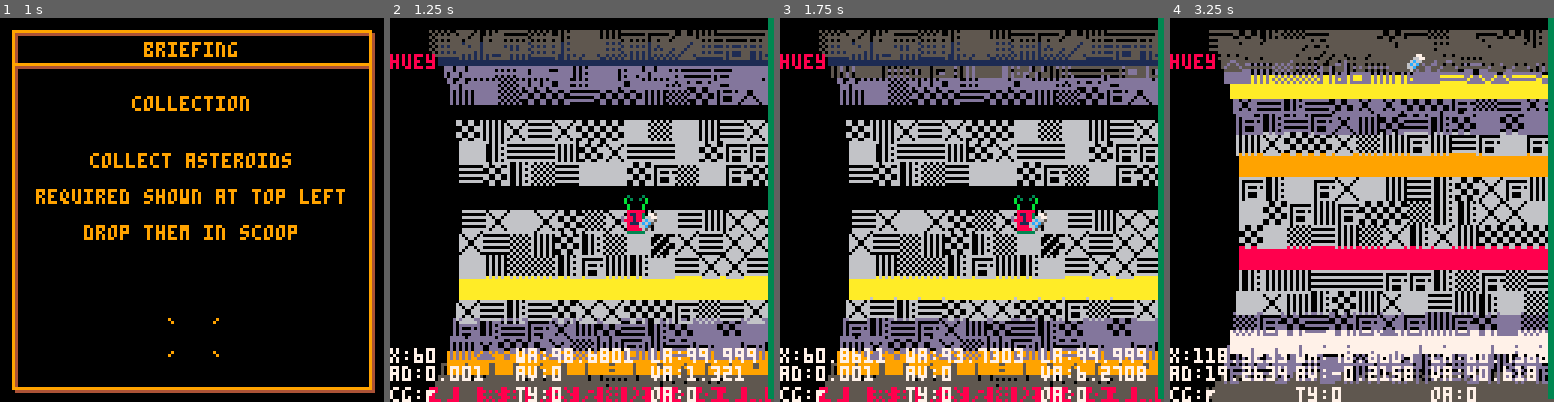
Above: before the commit, frames 1-4 (left to right).
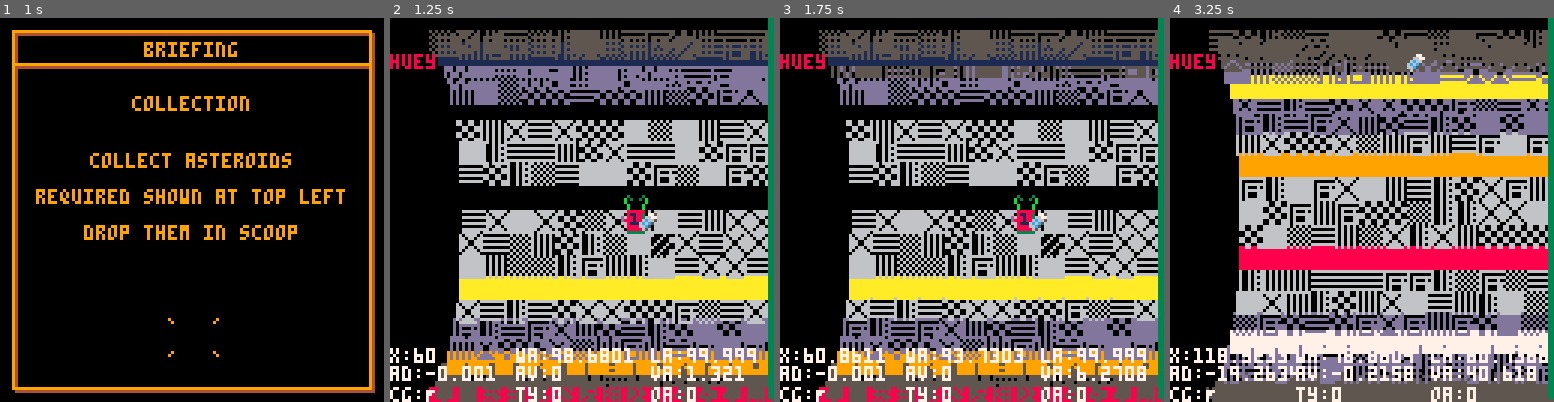
Above: after the commit, the same moments.

Repository: wstephenson/pico8-statlimp
Game: PICO-8 cartridge sl.p8
Same seed, same stepped clock (60 frames per second), same inputs: the game is played once before the commit and once after it.
Inputs:
- Up to frame 1 (1 s): tap X (X key) at 0.33 s; tap O (Z key) at 0.7 s
- Up to frame 2 (1.25 s): tap X (X key) at 1.07 s
- Up to frame 3 (1.75 s): hold Right from 1.6 s (still down); tap O (Z key) at 1.7 s
- Up to frame 4 (3.25 s): tap X (X key) at 1.85, 2.97 s; release Right at 2.1 s; tap O (Z key) at 2.1, 2.5, 2.9 s; hold Up 2.15-2.42 s; hold Right 2.47-3.03 s; hold Left from 3.08 s (still down)

Frame 1 is identical in both runs. In frame 2, 0.3% of the frame differs, in the area x 9-28%, y 90-95%; in frame 3, 0.3%; in frame 4, 0.4%, in the area x 9-33%, y 90-95%.

Commit message:
Fix ang dist sign

Diff:
--- a/sl.p8
+++ b/sl.p8
@@ -1193,11 +1193,11 @@
 	local shortest_d=0
 	if(abs(naive_d)>50)then -- 50 is half the max angle of 100
 		shortest_d=100-abs(naive_d)
+		if(o1.a>o2.a)then
+			shortest_d=-shortest_d
+		end
 	else
 		shortest_d=naive_d
-	end
-	if(o1.a<o2.a)then
-		shortest_d=-shortest_d
 	end
 	return shortest_d
 end
